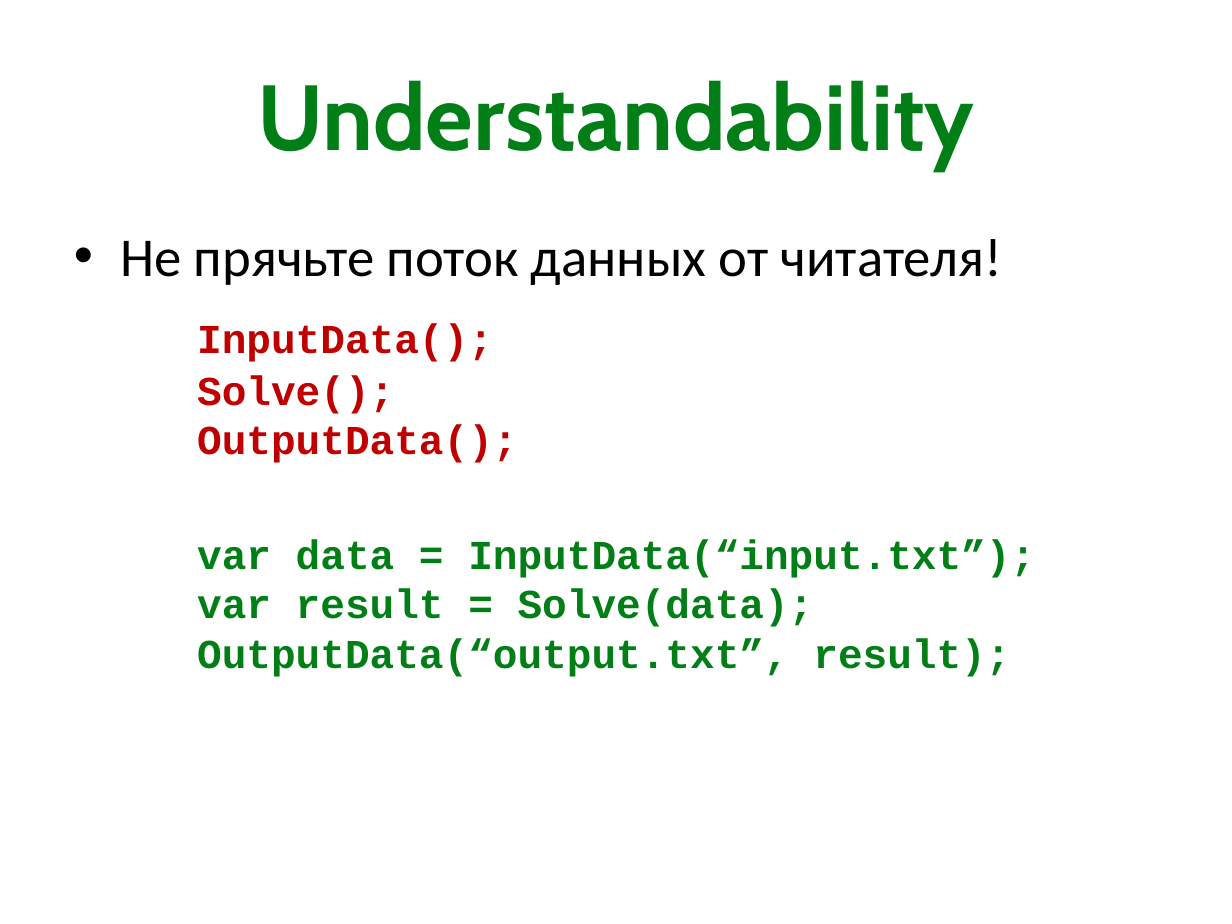
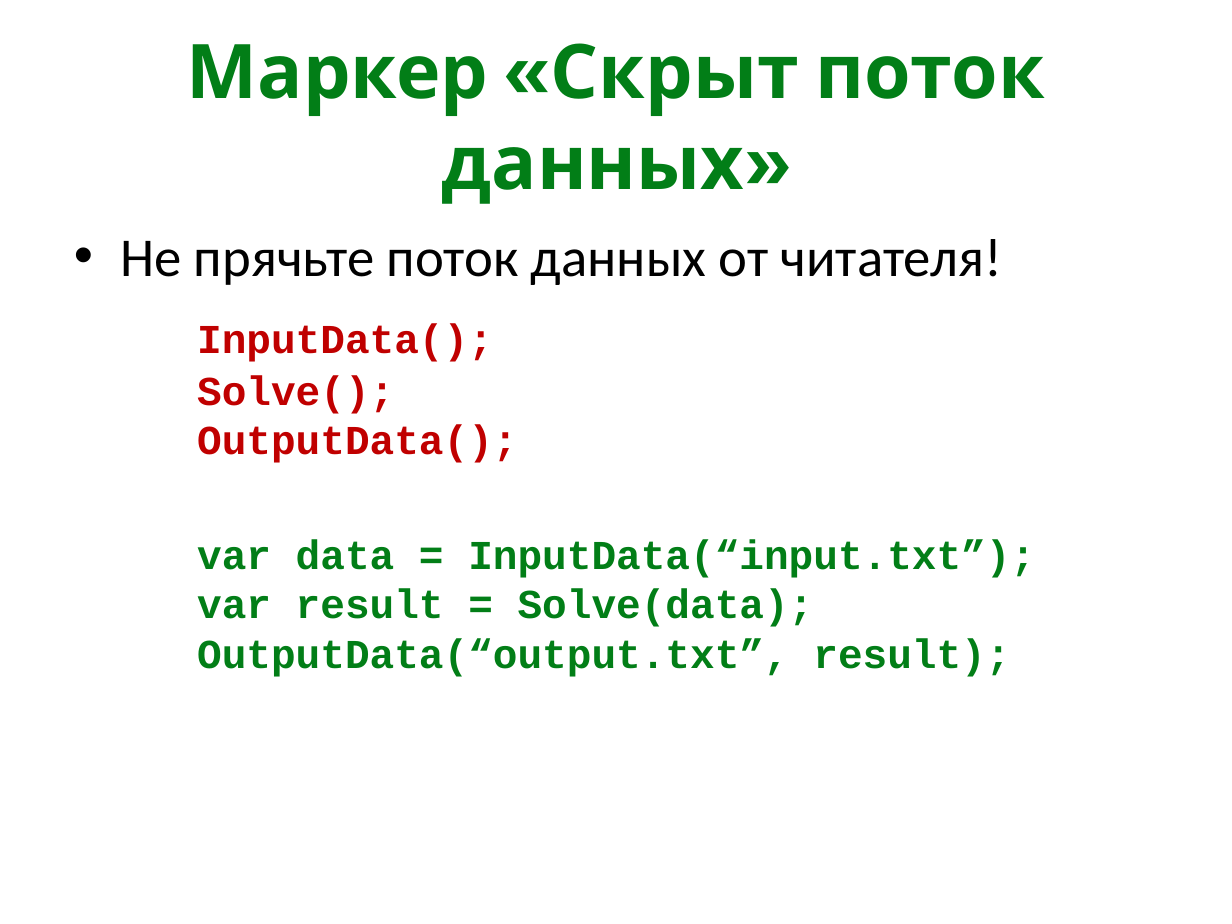
Before and after one commit to kontur-courses/clean-code, a slide deck: slide 22 of CleanCode.pptx. Drawn at 1232x924 pixels with LibreOffice and Linux fonts; fonts in the diff are those of the drawing. Boxes give left, top, right and bottom in pixels: in the first picture for what was removed or moved away, otherwise in the second. Text is boxed around its words. In the diff, an @@ line names an element or a change of style, - is before the commit and + after.

```diff
--- a/CleanCode.pptx
+++ b/CleanCode.pptx
@@ title at (187,43,1045,204): text changed; size 54 to 44 pt @@
-Understandability
+Маркер «Скрыт поток данных»
```
Also in this commit, not shown: 9 other slides changed, 15 slides added, 11 slides removed, 10 other files.
